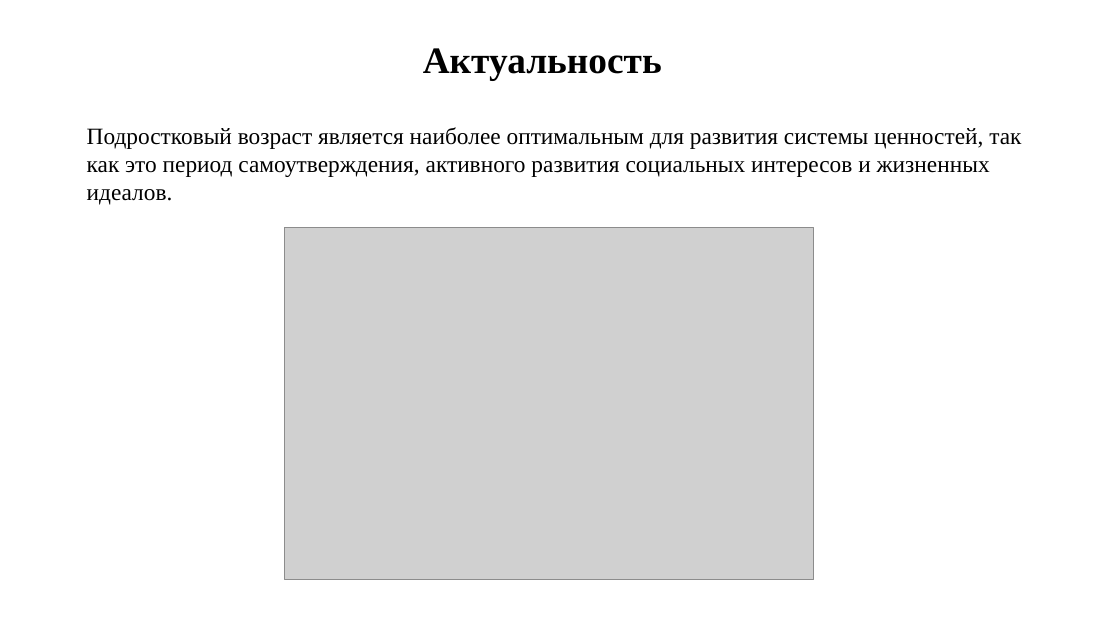
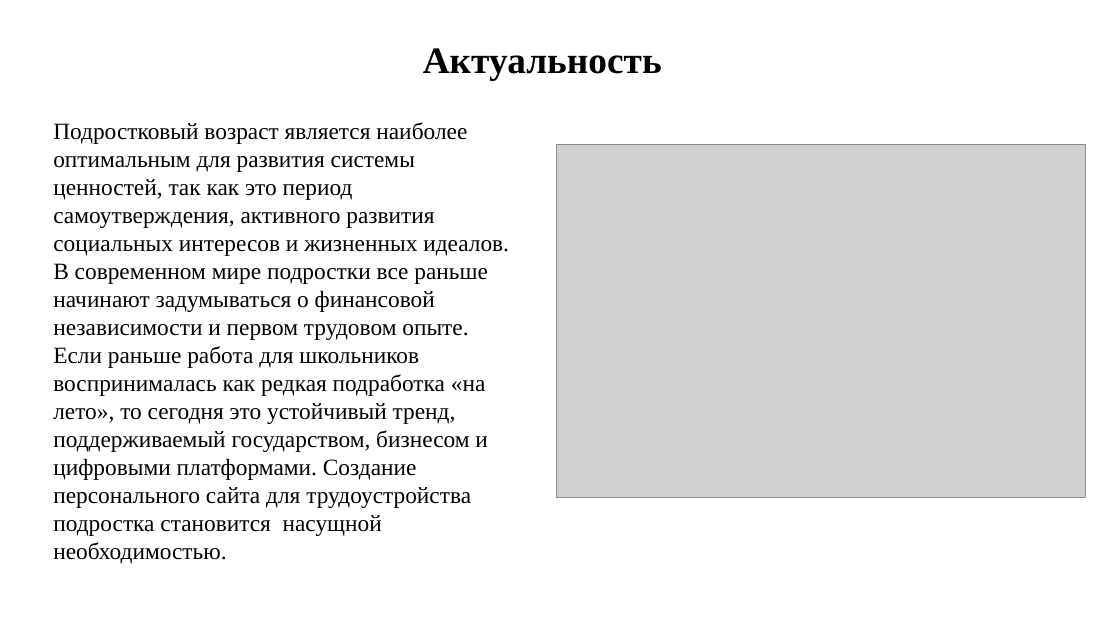
Before and after one commit to lolornok31/Proect, a slide deck: slide 2 of презнтация с текстом/Suknevich_prezentatsia.pptx. Drawn at 1120x630 pixels with LibreOffice and Linux fonts; fonts in the diff are those of the drawing; grey boxes stand for pictures. Boxes give left, top, right and bottom in pixels: in the first picture for what was removed or moved away, otherwise in the second. Text is boxed around its words. In the diff, an @@ line names an element or a change of style, - is before the commit and + after.

```diff
--- a/презнтация с текстом/Suknevich_prezentatsia.pptx
+++ b/презнтация с текстом/Suknevich_prezentatsia.pptx
@@ text at [53,122,509,564]: text changed @@
-Подростковый возраст является наиболее оптимальным для развития системы ценностей, так как это период самоутверждения, активного развития социальных интересов и жизненных идеалов.
+Подростковый возраст является наиболее оптимальным для развития системы ценностей, так как это период самоутверждения, активного развития социальных интересов и жизненных идеалов. В современном мире подростки все раньше начинают задумываться о финансовой независимости и первом трудовом опыте. Если раньше работа для школьников воспринималась как редкая подработка «на лето», то сегодня это устойчивый тренд, поддерживаемый государством, бизнесом и цифровыми платформами. Создание персонального сайта для трудоустройства подростка становится насущной необходимостью.
@@ picture: place and size @@
-picture at [285,228,814,581]
+picture at [556,145,1086,497]
```
Also in this commit, not shown: 7 other slides changed, 2 slides added, 2 slides removed, 1 other file.
